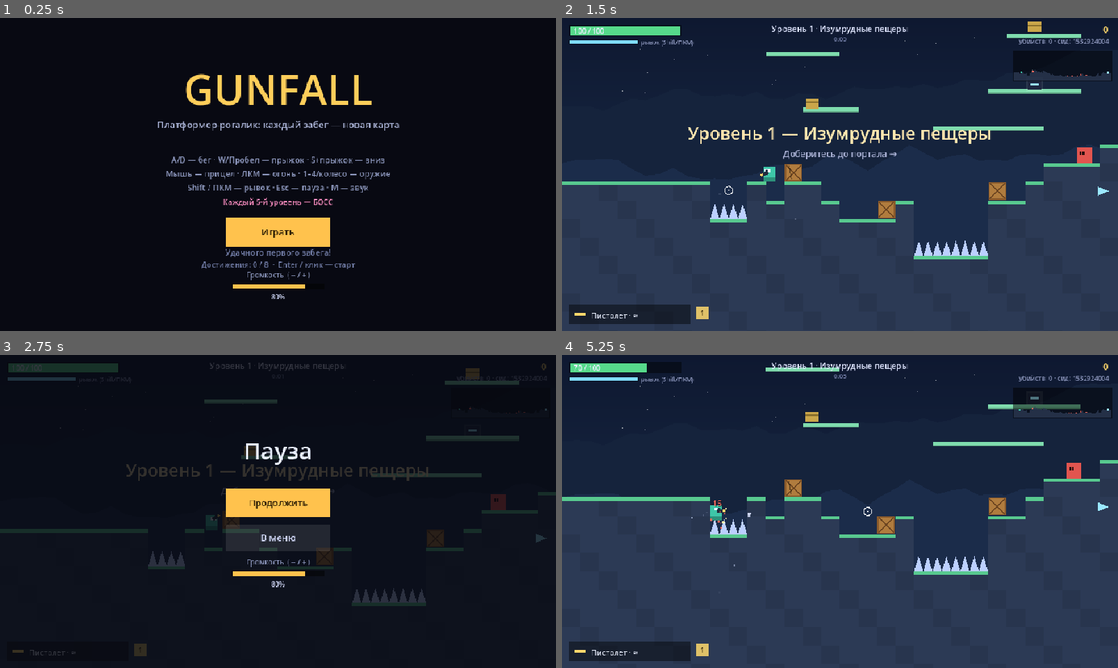
Above: before the commit, frames 1-4 (two rows, left to right).
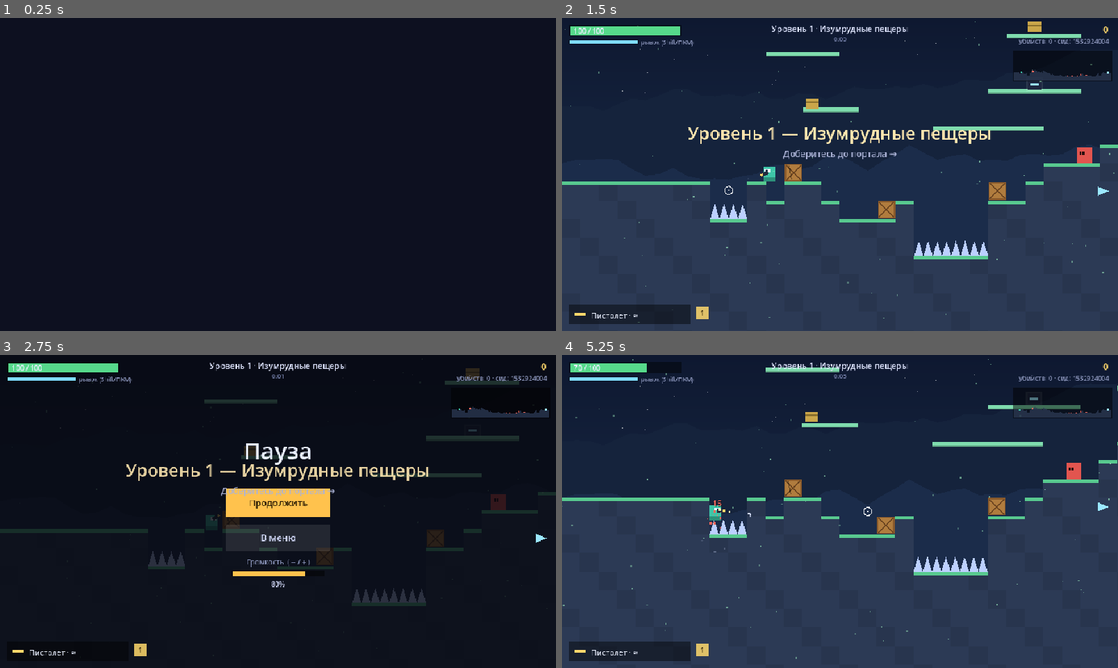
Above: after the commit, the same moments.

Repository: agent-carl/probable-enigma
Game: Godot game, scene res://Main.tscn
Two runs of this game, one before a commit and one after it. Both use one fixed random seed, a clock stepped at 60 frames per second and the inputs below.
Inputs (mouse positions are in pixels of both pictures, inside the frame that each line leads up to):
- Up to frame 1 (0.25 s): no input
- Up to frame 2 (1.5 s): tap Enter at 0.5 s; move the mouse to (962, 158) at 0.52 s; hold D 0.53-1.28 s; hold Shift 0.53-1.28 s; click (962, 158) at 0.67 s; tap Space at 0.77, 1.07 s; move the mouse to (728, 190) at 1.27 s; hold S from 1.28 s (still down); tap 1 at 1.35 s
- Up to frame 3 (2.75 s): tap Space at 1.52, 1.82 s; move the mouse to (333, 442) at 2.02 s; release S at 2.03 s; hold D from 2.03 s (still down); tap P at 2.1 s
- Up to frame 4 (5.25 s): tap Space at 2.75, 3.02, 3.32, 3.77, 4.07, 4.52, 4.82 s; move the mouse to (812, 574) at 2.77 s; release D at 2.78 s; hold W 2.78-3.53 s; tap M at 2.85 s; click (812, 574) at 2.92 s; tap Enter at 3.5, 3.6 s; move the mouse to (1006, 558) at 3.52 s; hold A 3.53-5.03 s; move the mouse to (673, 464) at 4.27 s; tap Keypad Enter at 4.35 s; move the mouse to (867, 511) at 5.02 s; hold S from 5.03 s (still down); tap R at 5.1 s; click (867, 511) at 5.17 s

The runs differ from the first frame. In frame 1, 5.0% of the frame differs, in the area x 28-72%, y 17-90%; in frame 2, less than 0.1%; in frame 3, 2.8%; in frame 4, 0.8%.

Commit message:
Add per-theme ambient weather
Each of the 5 themes now has its own atmospheric particle system, rendered
in screen space in front of the world at low alpha:
- Emerald caves: drifting spores; Crimson ruins: rising embers;
  Ice mines: falling snow; Toxic swamp: rising bubbles; Desert fort: sand
- Particles spawn from the appropriate edge per type, drift with gentle
  wobble, and wrap/respawn at screen edges (stable count)
- Pure, gameplay-neutral (no collision/score effects)

Verified on Godot 4.6.3: parse clean, full headless suite passes (20
sections incl. theme weather keys, ambient fill-to-cap within bounds, and
stable finite wrapping over 400 updates); rendered spores and sand themes
with no errors.

https://claude.ai/code/session_01CUUtNpiNcdpS7KL7R6tZmp

Diff:
--- a/godot/Game.gd
+++ b/godot/Game.gd
@@ -21,15 +21,15 @@
 
 const THEMES := [
 	{ "name": "Изумрудные пещеры", "sky0": "#0e1830", "sky1": "#1d3250", "hill_far": "#15233c", "hill_near": "#1b2c4a",
-	  "ground": "#2c3a55", "top": "#58c98f", "plat": "#7fdcae", "spike": "#bcd0ff" },
+	  "ground": "#2c3a55", "top": "#58c98f", "plat": "#7fdcae", "spike": "#bcd0ff", "weather": "spores", "wcol": "#9ff0c0" },
 	{ "name": "Багровые руины", "sky0": "#180d1c", "sky1": "#3a1c33", "hill_far": "#241229", "hill_near": "#301a37",
-	  "ground": "#3d2438", "top": "#e0707a", "plat": "#f29a8e", "spike": "#ffd3c0" },
+	  "ground": "#3d2438", "top": "#e0707a", "plat": "#f29a8e", "spike": "#ffd3c0", "weather": "embers", "wcol": "#ff9a5a" },
 	{ "name": "Ледяные шахты", "sky0": "#0b1426", "sky1": "#1d3a55", "hill_far": "#142339", "hill_near": "#1b2f4a",
-	  "ground": "#31415f", "top": "#8fd8f2", "plat": "#b5e8fa", "spike": "#e8f6ff" },
+	  "ground": "#31415f", "top": "#8fd8f2", "plat": "#b5e8fa", "spike": "#e8f6ff", "weather": "snow", "wcol": "#e8f6ff" },
 	{ "name": "Токсичные топи", "sky0": "#0d1612", "sky1": "#1d3328", "hill_far": "#13241b", "hill_near": "#1a3124",
-	  "ground": "#2b3d31", "top": "#a8d65c", "plat": "#c6ec85", "spike": "#e9ffc9" },
+	  "ground": "#2b3d31", "top": "#a8d65c", "plat": "#c6ec85", "spike": "#e9ffc9", "weather": "bubbles", "wcol": "#bff06a" },
 	{ "name": "Пустынный форт", "sky0": "#1a1208", "sky1": "#3d2c14", "hill_far": "#291e0e", "hill_near": "#352813",
-	  "ground": "#4a3a20", "top": "#e6b566", "plat": "#f4ce8d", "spike": "#ffe9c2" },
+	  "ground": "#4a3a20", "top": "#e6b566", "plat": "#f4ce8d", "spike": "#ffe9c2", "weather": "sand", "wcol": "#f0d29a" },
 ]
 
 const WEAPONS := {
@@ -135,6 +135,9 @@
 var sky1 := Color.BLACK
 var sky_tex: GradientTexture2D = null   # кэш градиента неба
 var afterimages := []  # следы рывка [{x,y,life}]
+var ambient := []      # атмосферные частицы по теме (экранное пространство)
+var weather := "spores"
+var weather_col := Color.WHITE
 
 # Ввод текущего кадра (заполняется gather_input или тестом)
 var input := {
@@ -1287,6 +1290,7 @@
 			update_bullets()
 			update_pickups()
 		update_effects()
+		update_ambient()
 		update_camera()
 		# затухание серии убийств
 		if combo_t > 0:
@@ -1788,6 +1792,73 @@
 		stars.append(Vector3(r.randf() * VW, r.randf() * VH * 0.7, 0.4 + r.randf() * 1.2))
 	hill_far = _make_hills(r, 330, 26)
 	hill_near = _make_hills(r, 420, 34)
+	weather = level.theme.get("weather", "spores")
+	weather_col = _col(level.theme.get("wcol", "#ffffff"))
+	_init_ambient()
+
+# ============================== Атмосфера (погода по теме) ==============================
+
+func _ambient_cap() -> int:
+	return 70
+
+func _new_ambient_particle(at_random_y: bool) -> Dictionary:
+	# частица в экранном пространстве; стартовая кромка зависит от типа погоды
+	var x := rng.randf() * VW
+	var y := rng.randf() * VH
+	match weather:
+		"snow", "sand", "spores":
+			if not at_random_y:
+				y = -8.0  # появляются сверху
+		"embers", "bubbles":
+			if not at_random_y:
+				y = VH + 8.0  # поднимаются снизу
+	var sz := 1.0 + rng.randf() * 2.2
+	var vx := 0.0
+	var vy := 0.0
+	match weather:
+		"snow":
+			vx = (rng.randf() - 0.3) * 0.6
+			vy = 0.5 + rng.randf() * 0.8
+		"sand":
+			vx = 1.6 + rng.randf() * 2.2
+			vy = (rng.randf() - 0.5) * 0.5
+			sz = 1.0 + rng.randf() * 1.6
+		"embers":
+			vx = (rng.randf() - 0.5) * 0.5
+			vy = -(0.6 + rng.randf() * 1.1)
+		"bubbles":
+			vx = (rng.randf() - 0.5) * 0.3
+			vy = -(0.4 + rng.randf() * 0.9)
+			sz = 1.5 + rng.randf() * 2.5
+		_:  # spores — мягкое парение
+			vx = (rng.randf() - 0.5) * 0.5
+			vy = (rng.randf() - 0.5) * 0.4
+	return { "x": x, "y": y, "vx": vx, "vy": vy, "size": sz, "phase": rng.randf() * TAU,
+		"alpha": 0.25 + rng.randf() * 0.45 }
+
+func _init_ambient() -> void:
+	ambient = []
+	for _i in range(_ambient_cap()):
+		ambient.append(_new_ambient_particle(true))
+
+func update_ambient() -> void:
+	for p in ambient:
+		p.phase += 0.03
+		p.x += p.vx + sin(p.phase) * 0.35
+		p.y += p.vy
+		# зацикливание по краям экрана
+		if p.x < -10:
+			p.x = VW + 8
+		elif p.x > VW + 10:
+			p.x = -8
+		if p.y < -10 or p.y > VH + 10:
+			var np := _new_ambient_particle(false)
+			p.x = np.x
+			p.y = np.y
+			p.vx = np.vx
+			p.vy = np.vy
+			p.size = np.size
+			p.alpha = np.alpha
 
 func _make_hills(r: RandomNumberGenerator, base_y: float, amp: float) -> PackedVector2Array:
 	var pts := PackedVector2Array()
@@ -1829,7 +1900,17 @@
 		_draw_texts()
 		draw_set_transform(Vector2.ZERO)
 
+		_draw_ambient()
 		_draw_hud()
+
+func _draw_ambient() -> void:
+	for p in ambient:
+		var col := weather_col
+		col.a = p.alpha
+		if weather == "snow" or weather == "bubbles":
+			draw_circle(Vector2(p.x, p.y), p.size, col)
+		else:
+			draw_rect(Rect2(p.x - p.size / 2.0, p.y - p.size / 2.0, p.size, p.size), col)
 
 	_draw_overlays()
 
--- a/godot/Test.gd
+++ b/godot/Test.gd
@@ -574,6 +574,28 @@
 	game.ride_moving_platforms()
 	_ok(game.P.ride_id == 0 and game.P.vy == 0.0, "player lands on platform from above")
 
+	# ---------- 20. Атмосфера (погода по теме) ----------
+	# у каждой темы задан тип погоды
+	var weathers := {}
+	for thm in game.THEMES:
+		_ok(thm.has("weather") and thm.has("wcol"), "theme '%s' has weather" % thm.name)
+		weathers[thm.weather] = true
+	_ok(weathers.size() >= 4, "themes use several distinct weathers (%d)" % weathers.size())
+
+	# инициализация частиц заполняет до предела и держит их на экране
+	game.start_run(95, "95")  # уровень 1 -> spores
+	game._init_ambient()
+	_ok(game.ambient.size() == game._ambient_cap(), "ambient filled to cap")
+	for p in game.ambient:
+		_ok(p.x >= -16 and p.x <= 960 + 16 and p.y >= -16 and p.y <= 540 + 16, "ambient particle within screen")
+	# обновление сохраняет количество и конечность координат, зацикливает за краями
+	for _i in range(400):
+		game.update_ambient()
+	_ok(game.ambient.size() == game._ambient_cap(), "ambient count stable after updates")
+	for p in game.ambient:
+		_ok(is_finite(p.x) and is_finite(p.y), "ambient stays finite")
+		_ok(p.x >= -16 and p.x <= 960 + 16 and p.y >= -16 and p.y <= 540 + 16, "ambient wraps within bounds")
+
 	if failures == 0:
 		print("\nALL TESTS PASSED")
 	else:
Not shown, changed: README.md
Not shown, changed: godot/README.md
